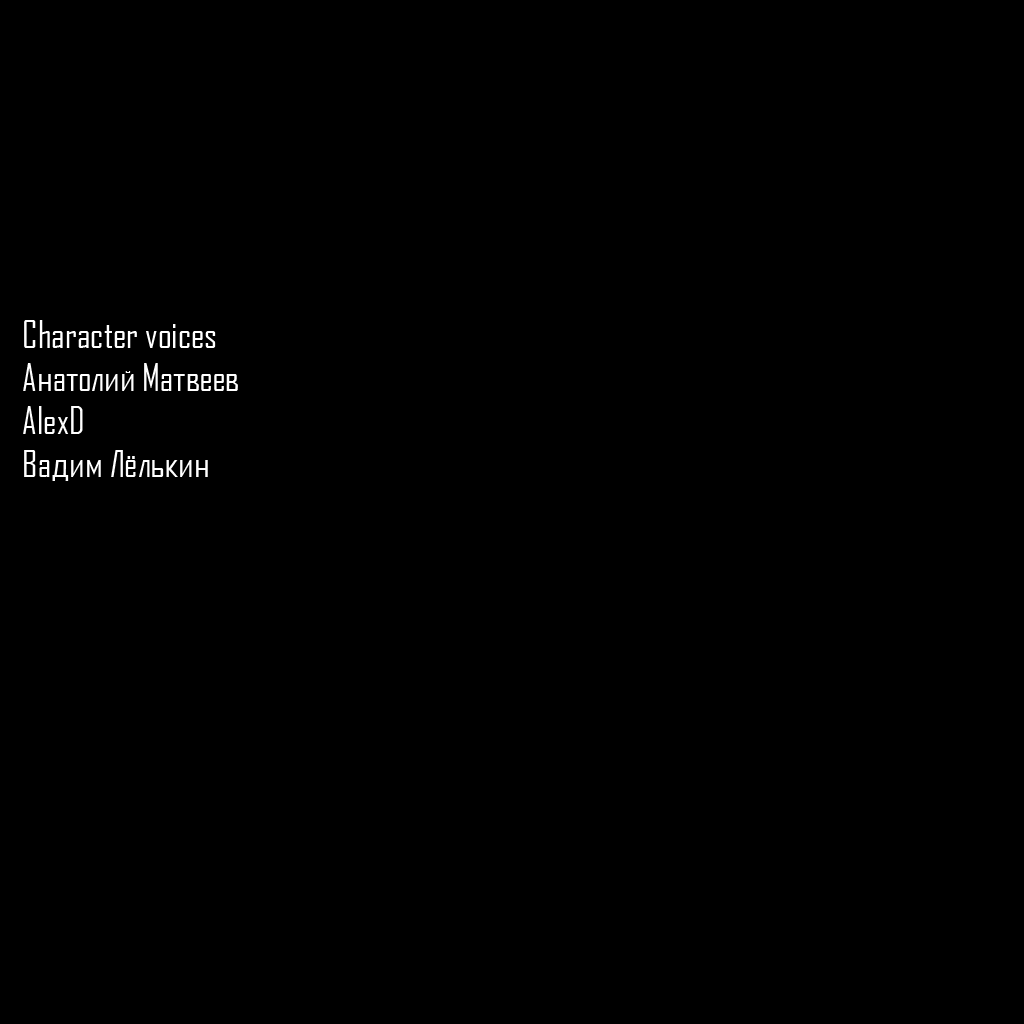
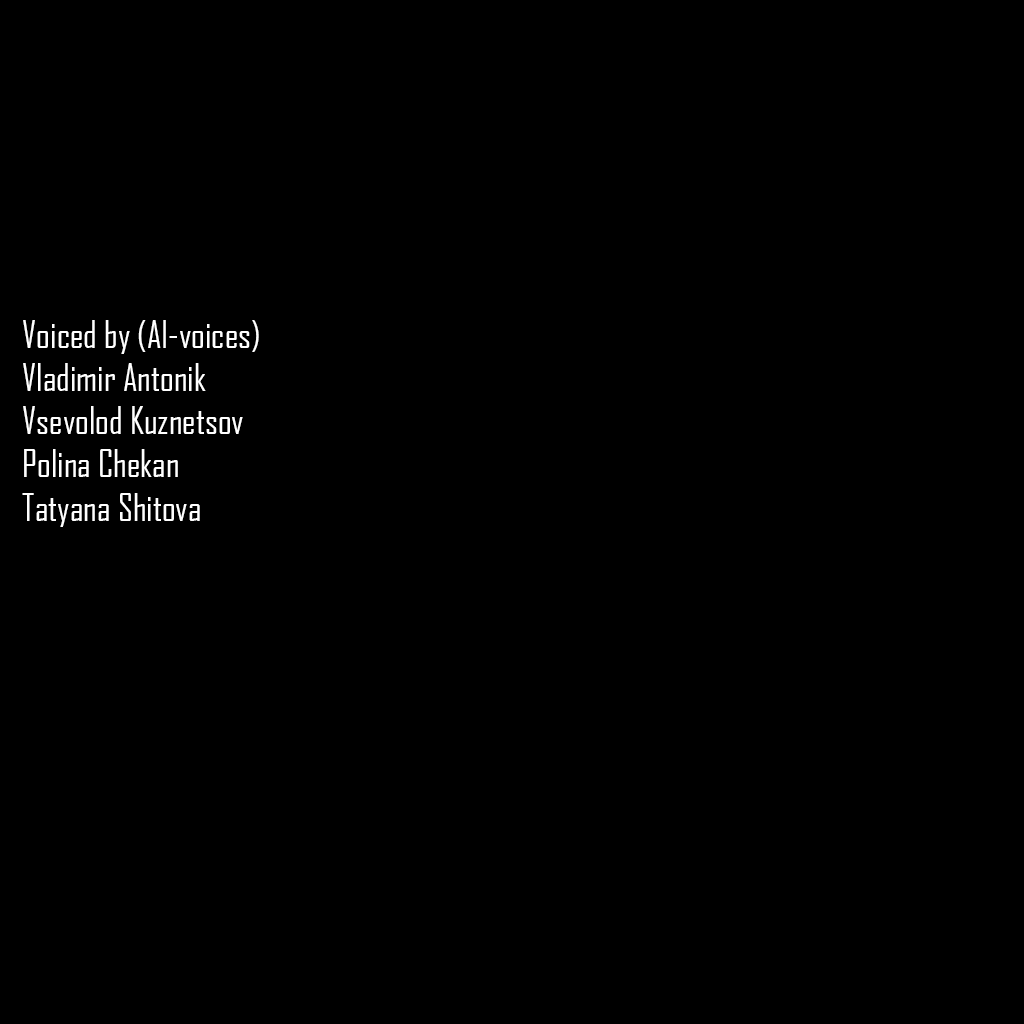
Revision of a layered w=1024, h=1024 image; what changed, layer by layer:
renamed "Character voices Анатолий Матвеев AlexD Вадим Лёлькин" to "Voiced by (AI-voices) Vladimir Antonik Vsevolod Kuznetsov Polin", painted on it over [22, 320, 259, 527]
